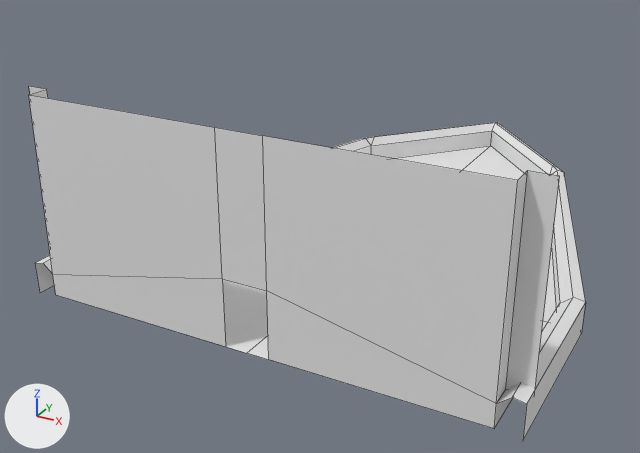
What one commit did to the Blender file Trunk/Assets/Meshes/Spaceship.blend.
Before and after are seen from a 50 mm lens placed at (16.8, -32.7, 18.4), pointed at (-2.9, 3.2, 0.5). Every picture has the same lights, and +X, +Y and +Z are marked at lower left. Mesh edges are drawn as thin lines.

Names of what the first picture shows: 'ShipStructure'.
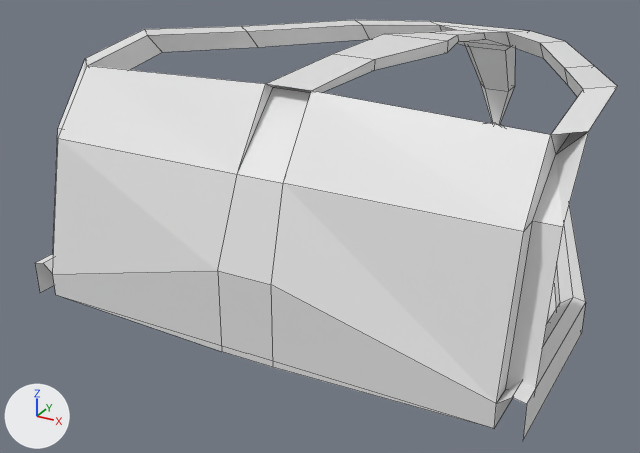
Commit message: spaceship decoring

What differs and where, as boxes [x1, y1, x2, y2] in the pictures (640 x 453 px):
'ShipStructure', reshaped (19% taller)
    before: [29, 86, 585, 440]
    after: [35, 20, 618, 440]
part 1 of me_plane, built on
    before: [29, 86, 560, 424]
    after: [53, 20, 618, 424]

What changed in the scene script:
```text
Change me_plane:
    used by ob_shipstructure; location = (0.0, 0.0, 0.0); scale = (5.0, 5.0, 1.0)
    remove me_plane.from_pydata(...)  # 61 vertices, 43 faces, 1 loose edge; spans x -2.2..2.2, y -1.6..4.41, z -0.18..9.0
    add me_plane.from_pydata(...)  # 127 vertices, 118 faces; spans x -2.2..2.2, y -1.6..4.41, z -0.29..10.03
    me_plane part 1
    4 vertices are removed from x -1.2..0.2, y -1.6, z 0.0..9.0
    2 faces are deleted
    1 loose edge is deleted
    8 vertices in x -2.2..2.2, y -1.6..-1.4, z 9.0 move by (0.0, 0.26, -2.17)
    2 vertices move from x -0.2..0.2, y -1.6, z 3.0 to x -0.24..0.24, y -1.6, z 3.29
    70 vertices are added at x -2.2..2.2, y -1.6..4.34, z -0.29..10.03
    77 new faces join them
```
